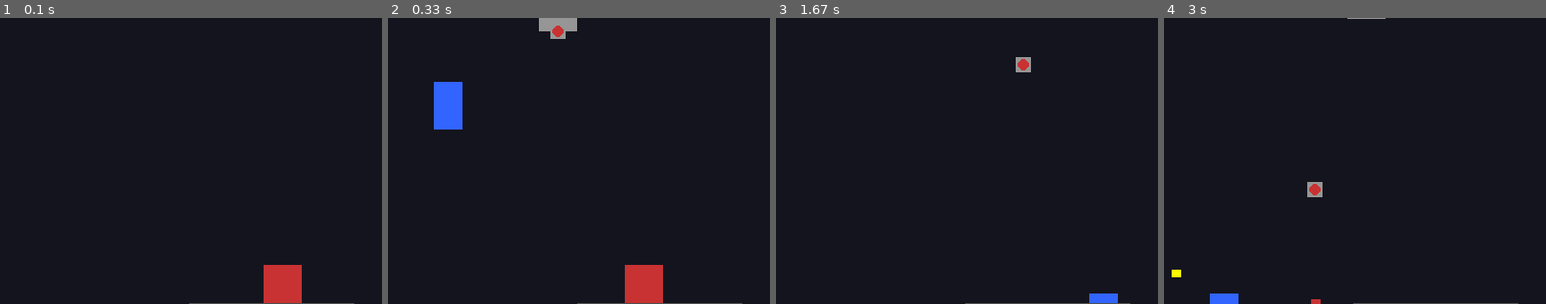
Above: before the commit, frames 1-4 (left to right).
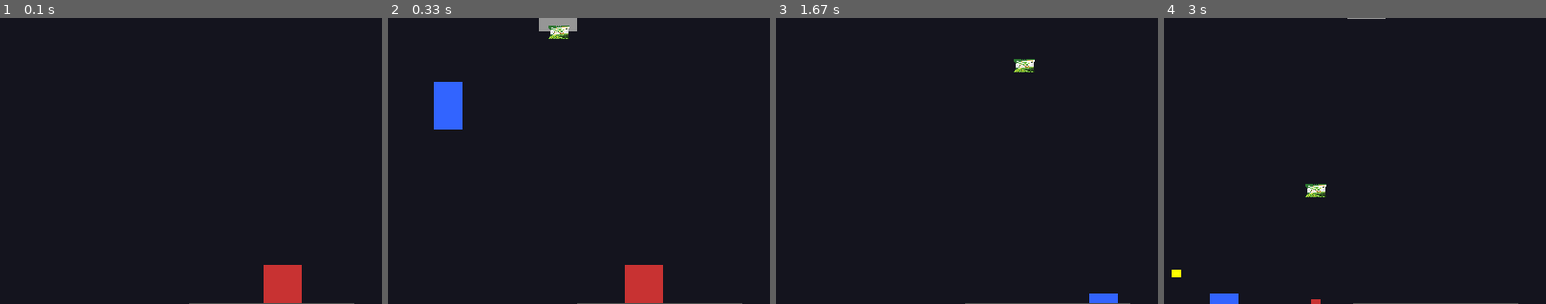
Above: after the commit, the same moments.

Repository: SayaUSB/FP-PBO-Pygame
Game: pygame game, started from test.py
The game is run twice, just before and just after one commit, with the same random seed, the same clock (stepped at 60 frames per second) and the same inputs.
Inputs:
- Up to frame 1 (0.1 s): no input
- Up to frame 2 (0.33 s): no input
- Up to frame 3 (1.67 s): hold Right 0.33-0.8 s; hold Right 0.83-1.3 s; tap F at 0.9, 1.2 s; tap C at 0.98 s; tap G at 1.33 s
- Up to frame 4 (3 s): hold Left 1.67-2.2 s; tap F at 1.73, 2.03, 2.3, 2.63, 2.93 s; hold Down 2.23-2.53 s; tap Space at 2.38 s; hold Left 2.57-2.97 s; tap C at 2.72 s
The pictures show only the part of the screen within x 6-56%, y 34-84%; the shares and areas given below are measured in that part.

Frame 1 is identical in both runs. In frame 2, 0.2% of the frame differs, in the area x 42-48%, y 2-8%; in frame 3, 0.3%, in the area x 62-68%, y 13-19%; in frame 4, 0.3%.

Commit message:
refactor: Minor changes

Diff:
--- a/test.py
+++ b/test.py
@@ -4,13 +4,13 @@
 import math
 import os
 
-# --- Konfigurasi ---
+# Configuration
 SCREEN_WIDTH = 800
 SCREEN_HEIGHT = 600
 FPS = 60
 GRAVITY = 0.8
 
-# Warna
+# Color
 WHITE = (255, 255, 255)
 BLACK = (20, 20, 30)
 RED = (200, 50, 50)
@@ -24,8 +24,6 @@
 ORANGE = (255, 140, 0)
 PINK = (255, 105, 180)
 
-# --- Projectiles ---
-
 class Bullet(pygame.sprite.Sprite):
     def __init__(self, x, y, dx, dy, damage=10, is_enemy=False, is_hmg=False, bullet_img=None):
         super().__init__()
@@ -73,8 +71,6 @@
         if self.timer <= 0:
             self.kill()
 
-# --- Items & Effects ---
-
 class Item(pygame.sprite.Sprite):
     def __init__(self, x, y, color, type_name):
         super().__init__()
@@ -112,20 +108,16 @@
 class MeleeEffect(pygame.sprite.Sprite):
     def __init__(self, x, y):
         super().__init__()
-        # Visual sabetan (lingkaran putih tipis)
         self.image = pygame.Surface((60, 60), pygame.SRCALPHA)
         pygame.draw.arc(self.image, (255, 255, 255), (0,0,60,60), 0, 3.14, 5)
         self.rect = self.image.get_rect()
         self.rect.center = (x, y)
-        self.timer = 15 # Muncul selama 15 frame (0.25 detik)
+        self.timer = 15
 
     def update(self):
-        # Timer berkurang setiap frame
         self.timer -= 1
         if self.timer <= 0:
-            self.kill() # Menghapus diri sendiri dari semua grup
-
-# --- Actors ---
+            self.kill()
 
 class Player(pygame.sprite.Sprite):
     def __init__(self):
@@ -154,7 +146,6 @@
         self.grenade_cd = 0
         self.shield_regen_timer = 0
 
-        # Stats Melee
         self.melee_cd = 0
         self.melee_range = 70
         self.melee_dmg = 50
@@ -172,6 +163,7 @@
             self.rect.x -= self.speed
             self.facing = -1
             if self.rect.x < camera_x: self.rect.x = camera_x
+
         if keys[pygame.K_RIGHT]:
             self.rect.x += self.speed
             self.facing = 1
@@ -215,7 +207,6 @@
                 self.weapon_type = "pistol"
                 print("WEAPON: PISTOL")
 
-    # --- PERBAIKAN: Menambah parameter 'effects_group' ---
     def check_auto_melee(self, enemies, all_sprites, effects_group, spawn_loot_callback):
         if self.melee_cd > 0 or self.is_shielding:
             return
@@ -225,26 +216,23 @@
             dist_y = abs(self.rect.centery - e.rect.centery)
 
             if dist_x < self.melee_range and dist_y < self.melee_range:
-                # Kena Hit!
                 e.hp -= self.melee_dmg
-
-                # Visual
                 slash = MeleeEffect(e.rect.centerx, e.rect.centery)
-                all_sprites.add(slash)   # Masukkan ke grup gambar
-                effects_group.add(slash) # Masukkan ke grup update (PENTING AGAR HILANG)
-
+                all_sprites.add(slash)
+                effects_group.add(slash)
                 self.melee_cd = 40
 
                 if e.hp <= 0:
                     spawn_loot_callback(e)
                     e.kill()
-
-                break # Hanya hit 1 musuh per frame
+                break
 
     def take_damage(self, amount):
         self.shield_regen_timer = 180
+
         if self.is_shielding:
             self.shield -= amount
+
             if self.shield < 0:
                 self.hp -= abs(self.shield)
                 self.shield = 0
@@ -258,20 +246,20 @@
 
         self.on_ground = False
         hits = pygame.sprite.spritecollide(self, platforms, False)
+
         for p in hits:
             if self.vel_y > 0 and self.rect.bottom < p.rect.bottom:
                 self.rect.bottom = p.rect.top
                 self.vel_y = 0
                 self.on_ground = True
+
             elif self.vel_y < 0 and self.rect.top > p.rect.top:
                  self.rect.top = p.rect.bottom
                  self.vel_y = 0
 
         if self.rect.y > SCREEN_HEIGHT + 200: self.hp = 0
-
         if self.grenade_cd > 0: self.grenade_cd -= 1
         if self.shoot_delay > 0: self.shoot_delay -= 1
-
         if self.melee_cd > 0: self.melee_cd -= 1
 
         if self.is_shielding:
@@ -409,9 +397,7 @@
         self.running = True
         self.font = pygame.font.SysFont("Arial", 18)
         self.big_font = pygame.font.SysFont("Arial", 40, bold=True)
-
-        # Load Custom Bullet (Ganti dengan path gambar Anda)
-        bullet_filename = 'bullet.png'
+        bullet_filename = 'assets/beras.png'
 
         if os.path.exists(bullet_filename):
             try:
@@ -434,7 +420,6 @@
         self.grenades = pygame.sprite.Group()
         self.items = pygame.sprite.Group()
 
-        # --- PERBAIKAN: Membuat grup untuk effects ---
         self.effects = pygame.sprite.Group()
 
         self.player = Player()
@@ -506,27 +491,21 @@
         if self.player.rect.right > self.world_limit - 400:
             self.generate_chunk(self.world_limit, 1200)
 
-        # Update Player
         self.player.get_input(self.all_sprites, self.bullets, self.grenades, self.battle_lock, self.camera_x)
         self.player.update(self.platforms)
-
-        # --- PERBAIKAN: Memasukkan self.effects ke parameter ---
         self.player.check_auto_melee(self.enemies, self.all_sprites, self.effects, self.spawn_loot)
 
-        # Update Groups
         self.bullets.update()
         self.grenades.update()
         self.enemy_bullets.update()
         self.items.update(self.platforms)
 
-        # --- PERBAIKAN: Update effects agar timer berjalan ---
         self.effects.update()
 
         for e in self.enemies:
             if -400 < e.rect.x - self.player.rect.x < 1500:
                 e.update(self.platforms, self.player, self.enemy_bullets, self.all_sprites, bullet_img=self.heli_bullet_img)
 
-        # Collisions
         hits = pygame.sprite.groupcollide(self.enemies, self.bullets, False, True)
         for e, b_list in hits.items():
             dmg = sum([b.damage for b in b_list])
